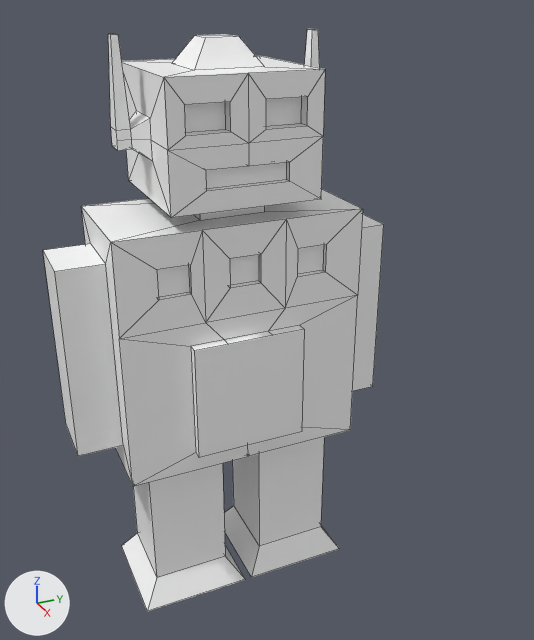
Before and after pictures for a commit that changed the Blender file blender/reobot.blend.
Camera for both pictures: a camera (50 mm lens) standing at (2.12, -0.8, 0.96) and looking at (0.19, 0.07, -0.01). Lighting does not change. The marker at lower left points along +X, +Y and +Z. Mesh edges are drawn as thin lines.
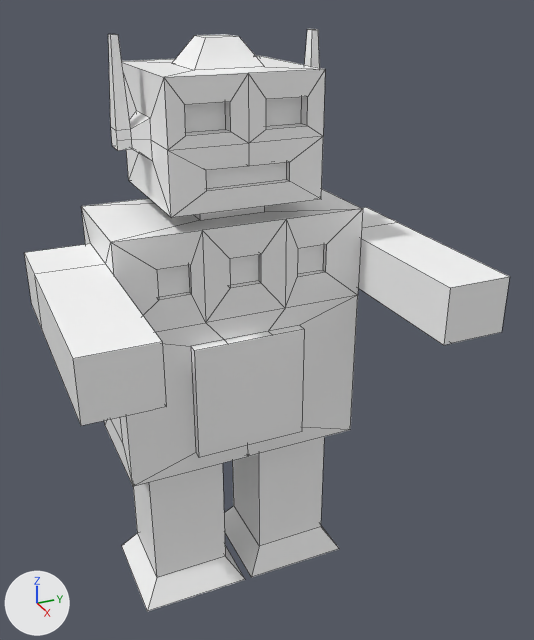
The change, as JSON lines over the scene's bpy script:
```json
{"block": "me_cube_001", "where": "# used by ob_cube; location = (0.0, 0.0, 0.0)"}
{"op": "remove", "block": "me_cube_001", "code": "me_cube_001.from_pydata(...)  # 196 vertices, 188 faces; spans x -0.23..0.23, y -0.54..0.54, z -1.05..0.83"}
{"op": "add", "block": "me_cube_001", "code": "me_cube_001.from_pydata(...)  # 222 vertices, 210 faces; spans x -0.23..0.65, y -0.6..0.6, z -1.05..0.83"}
{"block": "me_cube_001", "change": "me_cube_001 part 1"}
{"block": "me_cube_001", "change": "8 vertices are removed from x -0.1..0.1, y -0.54..0.54, z -0.4..0.22"}
{"block": "me_cube_001", "change": "14 faces are deleted"}
{"block": "me_cube_001", "change": "34 vertices are added at x -0.1..0.65, y -0.6..0.6, z 0.05..0.22"}
{"block": "me_cube_001", "change": "36 new faces join them"}
{"block": "me_cube_001", "change": "me_cube_001 part 2: 154 kept faces spanning x -0.23..0.23, y -0.4..0.4, z -1.05..0.83 get new texture (UV) coordinates"}
```

Pixel boxes (x1, y1, x2, y2) of what changed, in the pictures (534 x 640 px):
```json
{"object": "Cube", "change": "reshaped", "before": [43, 29, 384, 611], "after": [24, 29, 510, 611], "on screen": "42% wider"}
{"part": 1, "of": "me_cube_001", "change": "built on", "before": [43, 211, 384, 484], "after": [24, 207, 510, 484]}
{"part": 2, "of": "me_cube_001", "change": "surface changed", "before": [98, 207, 362, 525], "after": [98, 207, 362, 525]}
```
